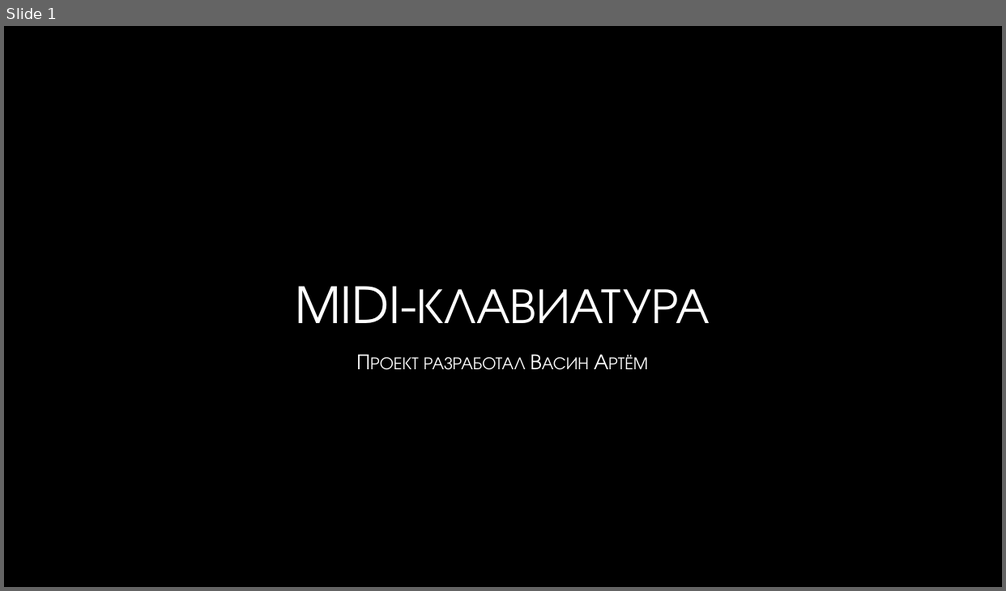
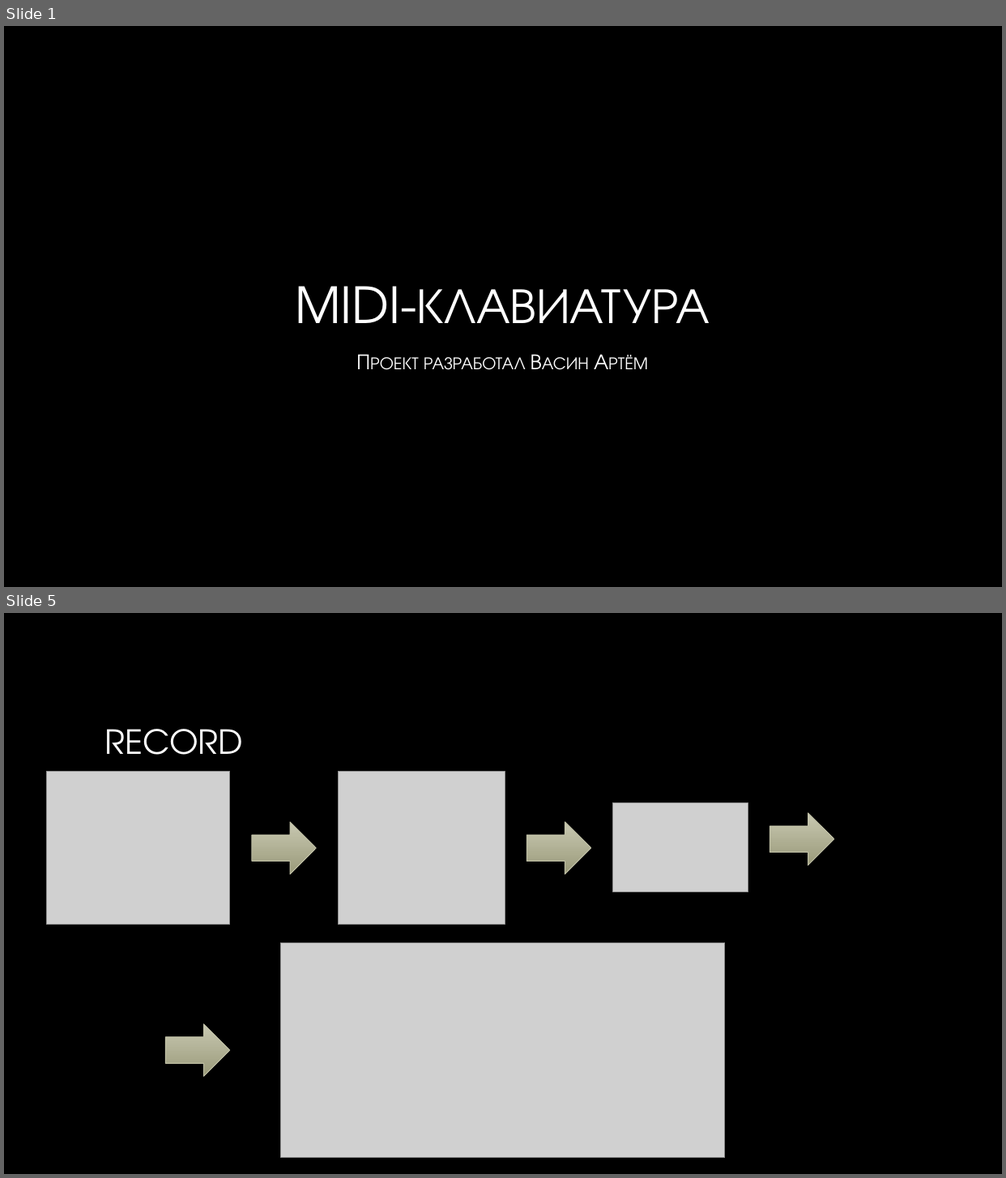
Before and after one commit to JIIMONCHIK/git_project1, a slide deck: MIDI-клавиатура.pptx. Shown one above the other, each under a label of ours: slide 1 before the commit, slides 1 and 5 after it; the slides between them are not shown. The pictures are 1006x591 and 1006x1178 pixels, drawn with LibreOffice and Linux fonts; fonts in the diff are those of the drawing; grey boxes stand for pictures; background and template pictures are left out. Boxes give left, top, right and bottom in pixels: in the first picture for what was removed or moved away, otherwise in the second. Text is boxed around its words. In the diff, an @@ line names an element or a change of style, - is before the commit and + after.

Commit message:
Record button style correct

```diff
--- a/MIDI-клавиатура.pptx
+++ b/MIDI-клавиатура.pptx
@@ slide 5 added at (x1=4, y1=613, x2=1002, y2=1174), background picture (left out) @@
@@ title added at (x1=105, y1=729, x2=244, y2=755), 32 pt, text gradient #FFFFFF to #A6A6A6 @@
+RECORD
@@ picture added at (x1=47, y1=771, x2=230, y2=924) @@
@@ picture added at (x1=338, y1=771, x2=504, y2=924) @@
@@ picture added at (x1=613, y1=803, x2=748, y2=892) @@
@@ right arrow added at (x1=252, y1=822, x2=316, y2=875), fill gradient #C8C8B2 to #9A9A7B, outline #BFBFA5 0.75 pt @@
@@ right arrow added at (x1=526, y1=822, x2=591, y2=875), fill gradient #C8C8B2 to #9A9A7B, outline #BFBFA5 0.75 pt @@
@@ right arrow added at (x1=769, y1=813, x2=834, y2=865), fill gradient #C8C8B2 to #9A9A7B, outline #BFBFA5 0.75 pt @@
@@ picture added at (x1=281, y1=943, x2=725, y2=1159) @@
@@ right arrow added at (x1=166, y1=1024, x2=230, y2=1077), fill gradient #C8C8B2 to #9A9A7B, outline #BFBFA5 0.75 pt @@
```
Also in this commit, not shown: 2 slides changed, 2 other slides added, 3 slides removed, 1 other file.
